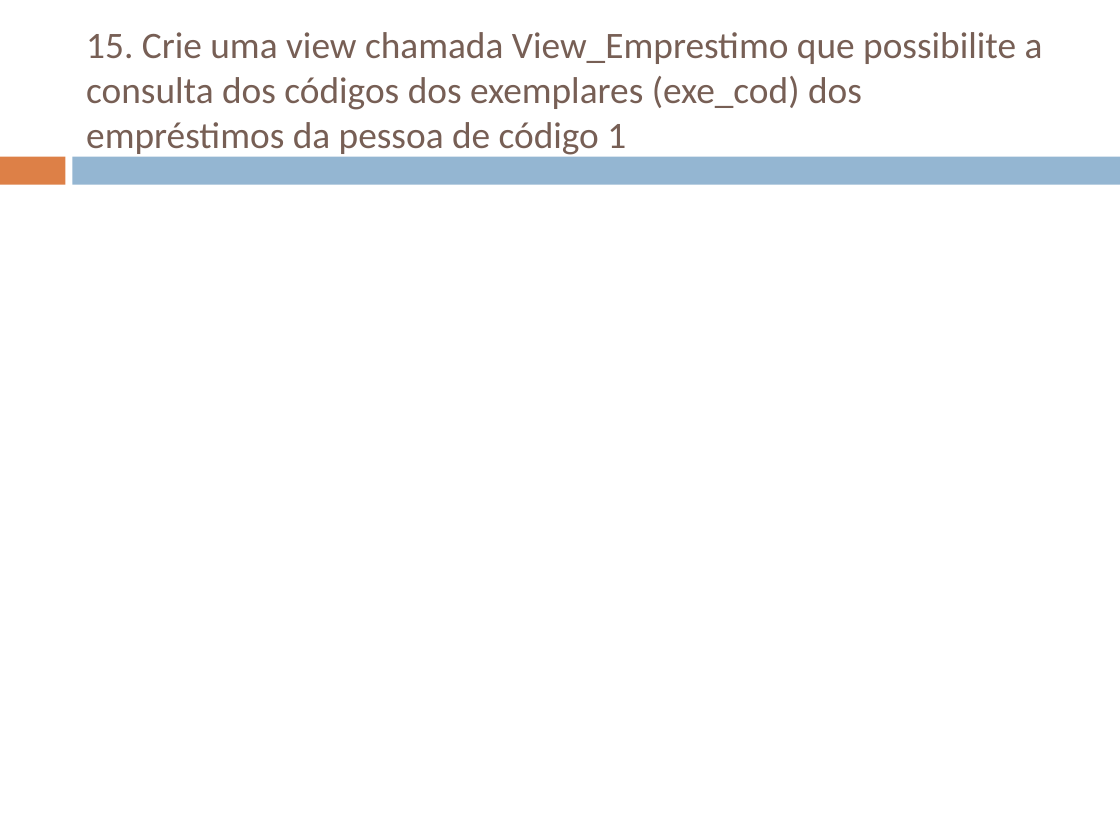
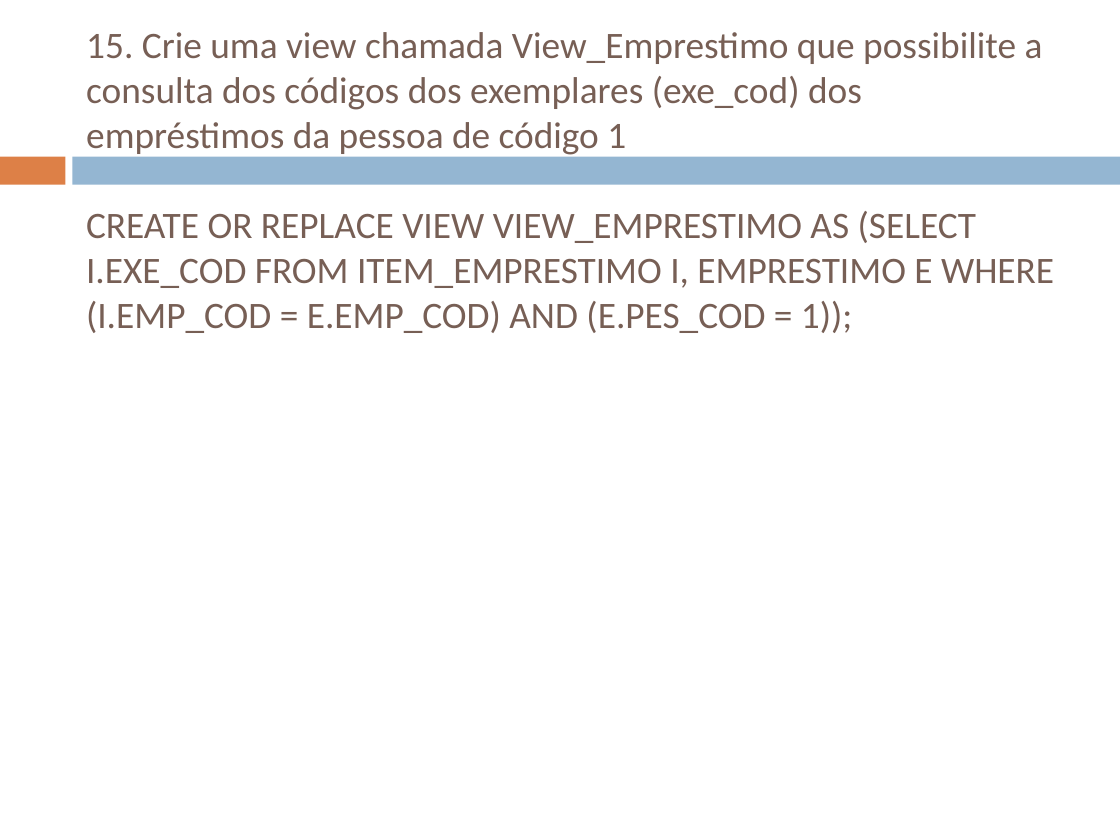
Before and after one commit to WillianRGoncalves/ProgramacaoemBancodeDados, a slide deck: slide 24 of 23-09-2016 - Prática 5 - Reposição.ppt. Drawn at 1120x840 pixels with LibreOffice and Linux fonts; fonts in the diff are those of the drawing. Boxes give left, top, right and bottom in pixels: in the first picture for what was removed or moved away, otherwise in the second. Text is boxed around its words. In the diff, an @@ line names an element or a change of style, - is before the commit and + after.

```diff
--- a/23-09-2016 - Prática 5 - Reposição.ppt
+++ b/23-09-2016 - Prática 5 - Reposição.ppt
@@ text added at <box>86,211,1054,333</box>, 24 pt, text #775F55 @@
+CREATE OR REPLACE VIEW VIEW_EMPRESTIMO AS (SELECT I.EXE_COD FROM ITEM_EMPRESTIMO I, EMPRESTIMO E WHERE (I.EMP_COD = E.EMP_COD) AND (E.PES_COD = 1));
```
Also in this commit, not shown: 1 other slide changed.
